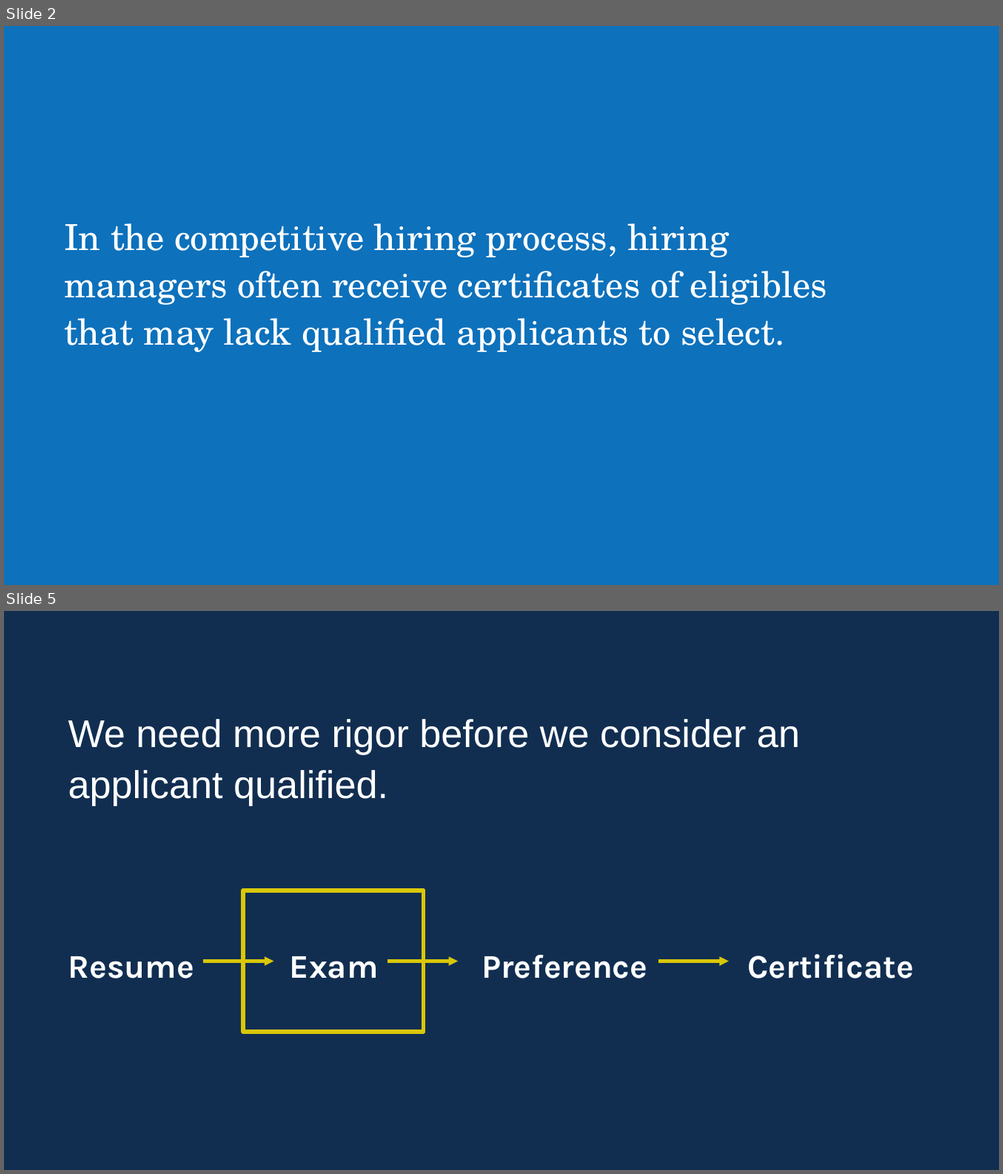
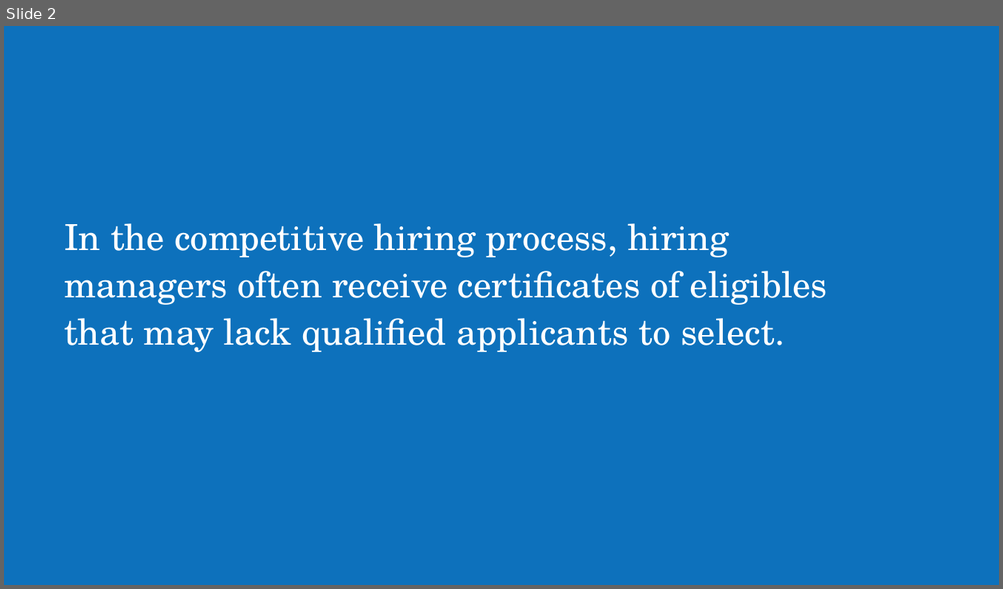
Before and after one commit to usds/SME-QA-Website, a slide deck: toolkit/getting-started/sme-qa-for-participants.pptx. Shown one above the other, each under a label of ours: slides 2 and 5 before the commit, slide 2 after it; the slides between them are not shown. The pictures are 1003x1174 and 1003x589 pixels, drawn with LibreOffice and Linux fonts; fonts in the diff are those of the drawing. Boxes give left, top, right and bottom in pixels: in the first picture for what was removed or moved away, otherwise in the second. Text is boxed around its words. In the diff, an @@ line names an element or a change of style, - is before the commit and + after.

```diff
--- a/toolkit/getting-started/sme-qa-for-participants.pptx
+++ b/toolkit/getting-started/sme-qa-for-participants.pptx
@@ slide 5 removed at [4, 611, 999, 1170], background #112E51 @@
@@ text removed at [68, 719, 800, 806] @@
-We need more rigor before we consider an applicant qualified.
@@ rectangle removed at [243, 891, 423, 1032] @@
@@ text removed at [68, 957, 195, 979] @@
-Resume
@@ arrow removed from (204, 961) to (273, 961) @@
@@ text removed at [290, 957, 378, 979] @@
-Exam
@@ arrow removed from (388, 961) to (458, 961) @@
@@ text removed at [481, 955, 647, 979] @@
-Preference
@@ arrow removed from (658, 961) to (728, 961) @@
@@ text removed at [747, 954, 913, 979] @@
-Certificate
```
Also in this commit, not shown: 2 slides changed, 3 slides added, 9 other slides removed, 1 other file.
